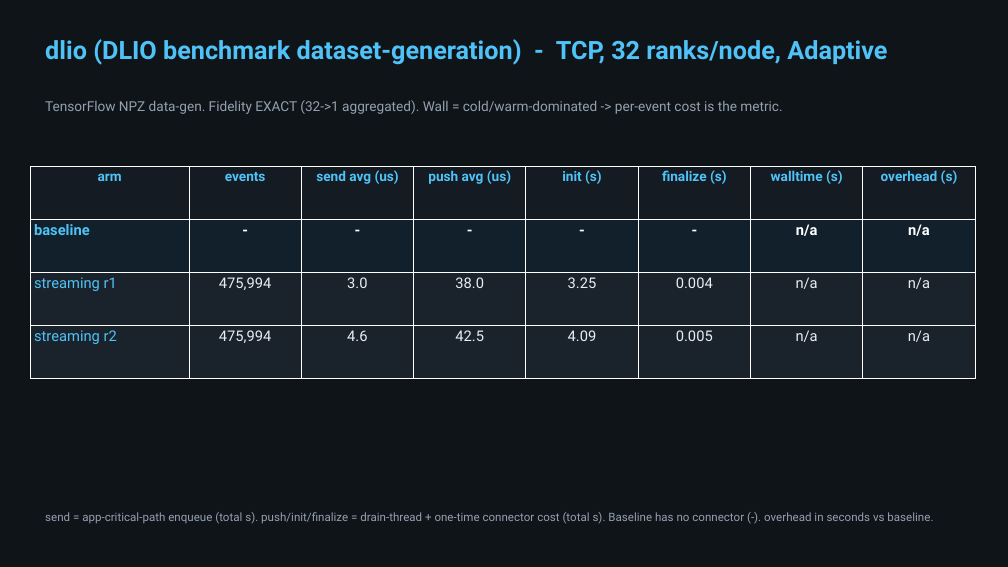
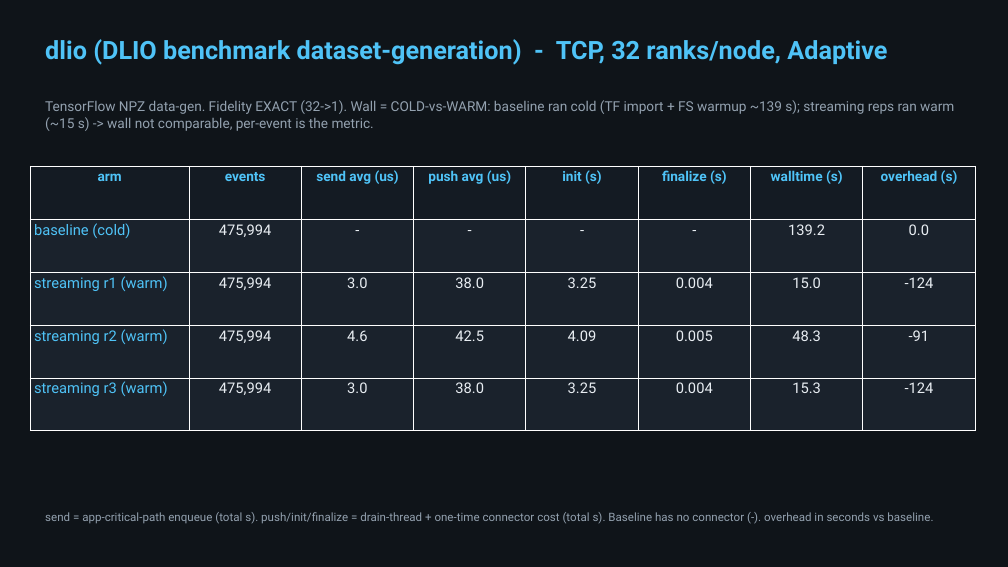
Before and after one commit to hariteja-jajula/darshan-mofka, a slide deck: slide 6 of deliverables/paper_overhead_tables.pptx. Drawn at 1008x567 pixels with LibreOffice and Linux fonts; fonts in the diff are those of the drawing. Boxes give left, top, right and bottom in pixels: in the first picture for what was removed or moved away, otherwise in the second. Text is boxed around its words. In the diff, an @@ line names an element or a change of style, - is before the commit and + after.

```diff
--- a/deliverables/paper_overhead_tables.pptx
+++ b/deliverables/paper_overhead_tables.pptx
@@ text at (x1=45, y1=100, x2=954, y2=131): text changed @@
-TensorFlow NPZ data-gen. Fidelity EXACT (32->1 aggregated). Wall = cold/warm-dominated -> per-event cost is the metric.
+TensorFlow NPZ data-gen. Fidelity EXACT (32->1). Wall = COLD-vs-WARM: baseline ran cold (TF import + FS warmup ~139 s); streaming reps ran warm (~15 s) -> wall not comparable, per-event is the metric.
@@ table at (x1=30, y1=166, x2=978, y2=431) @@
-row 2: baseline | - | - | - | - | - | n/a | n/a
-row 3: streaming r1 | 475,994 | 3.0 | 38.0 | 3.25 | 0.004 | n/a | n/a
-row 4: streaming r2 | 475,994 | 4.6 | 42.5 | 4.09 | 0.005 | n/a | n/a
+row 2: baseline (cold) | 475,994 | - | - | - | - | 139.2 | 0.0
+row 3: streaming r1 (warm) | 475,994 | 3.0 | 38.0 | 3.25 | 0.004 | 15.0 | -124
+row 4: streaming r2 (warm) | 475,994 | 4.6 | 42.5 | 4.09 | 0.005 | 48.3 | -91
+row 5: streaming r3 (warm) | 475,994 | 3.0 | 38.0 | 3.25 | 0.004 | 15.3 | -124
```
Also in this commit, not shown: 32 other files.
